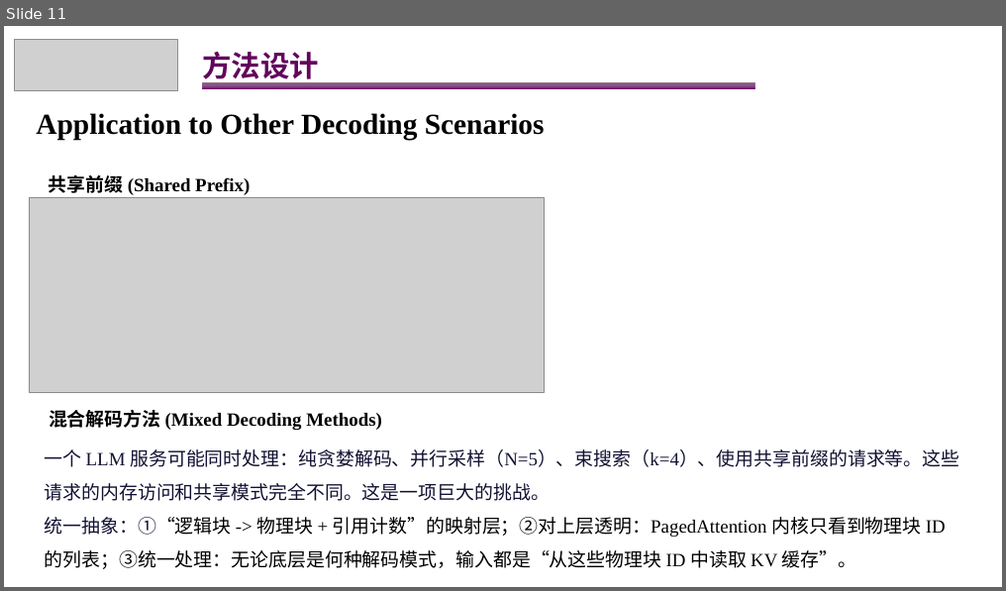
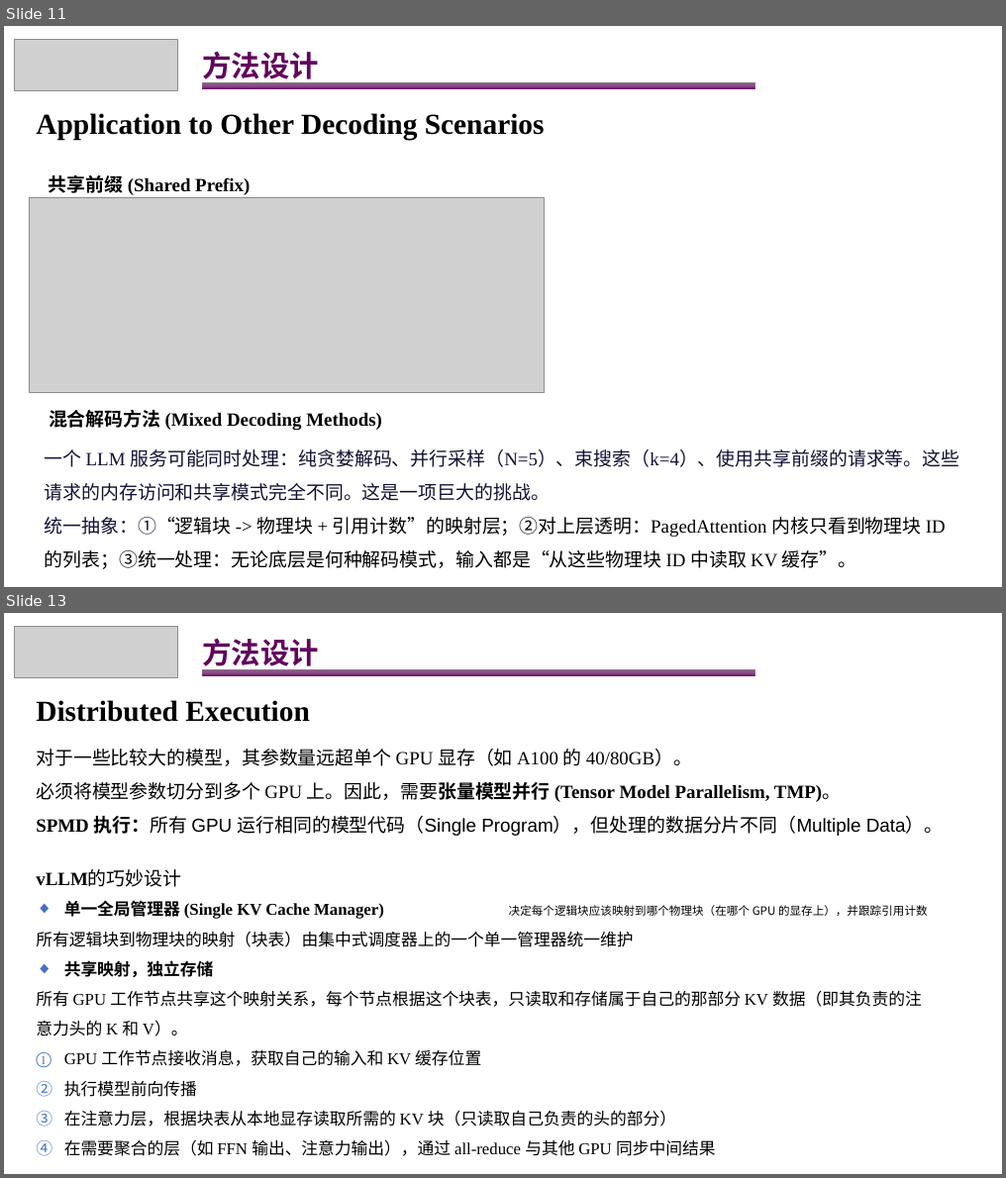
Before and after one commit to lingebeng/Paper-Reading, a slide deck: AI-Infra/vLLM/vllm-PageAttention.pptx. Shown one above the other, each under a label of ours: slide 11 before the commit, slides 11 and 13 after it; the slides between them are not shown. The pictures are 1006x591 and 1006x1178 pixels, drawn with LibreOffice and Linux fonts; fonts in the diff are those of the drawing; grey boxes stand for pictures. Boxes give left, top, right and bottom in pixels: in the first picture for what was removed or moved away, otherwise in the second. Text is boxed around its words. In the diff, an @@ line names an element or a change of style, - is before the commit and + after.

Commit message:
[feat] 完成方法设计的解读，并概要了实验与结果评估

```diff
--- a/AI-Infra/vLLM/vllm-PageAttention.pptx
+++ b/AI-Infra/vLLM/vllm-PageAttention.pptx
@@ slide 13 added at [4,613,1002,1174], background #FFFFFF @@
@@ picture added at [15,626,177,677] @@
@@ text added at [202,638,318,671], 28 pt, text #62055D, bold @@
+方法设计
@@ rectangle added at [202,669,754,676], fill gradient #3E003C to #590055 to #690064 @@
@@ text added at [36,700,310,722], 28 pt, text #000000, bold @@
+Distributed Execution
@@ text added at [36,749,944,836], 18 pt, text #000000 @@
+对于一些比较大的模型，其参数量远超单个 GPU 显存（如 A100 的 40/80GB）。
+必须将模型参数切分到多个 GPU 上。因此，需要张量模型并行 (Tensor Model Parallelism, TMP)。
+SPMD 执行：所有 GPU 运行相同的模型代码（Single Program），但处理的数据分片不同（Multiple Data）。
@@ text added at [36,870,928,1157], 16 pt, text #000000 @@
+vLLM的巧妙设计
+◆ 单一全局管理器 (Single KV Cache Manager) 决定每个逻辑块应该映射到哪个物理块（在哪个 GPU 的显存上），并跟踪引用计数
+所有逻辑块到物理块的映射（块表）由集中式调度器上的一个单一管理器统一维护
+◆ 共享映射，独立存储
+所有 GPU 工作节点共享这个映射关系，每个节点根据这个块表，只读取和存储属于自己的那部分 KV 数据（即其负责的注意力头的 K 和 V）。
+1. GPU 工作节点接收消息，获取自己的输入和 KV 缓存位置
+2. 执行模型前向传播
+3. 在注意力层，根据块表从本地显存读取所需的 KV 块（只读取自己负责的头的部分）
+4. 在需要聚合的层（如 FFN 输出、注意力输出），通过 all-reduce 与其他 GPU 同步中间结果
```
Also in this commit, not shown: 5 slides changed, 2 other slides added.
